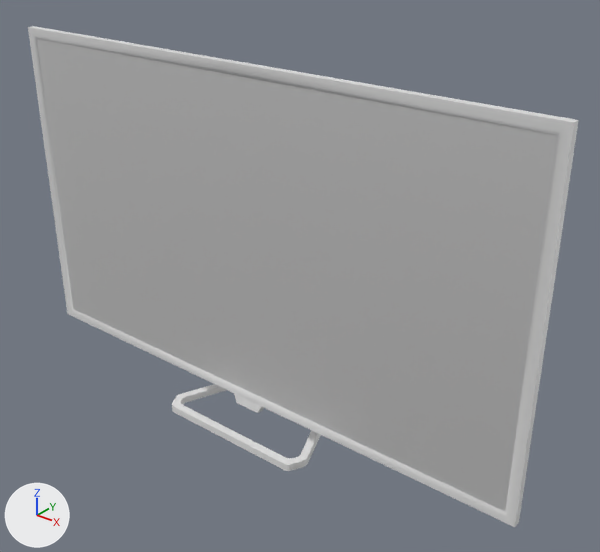
The COLLADA model models/meshes/tv.dae, before and after one commit.
Both versions are drawn from a camera (50 mm lens) standing at (0.547, -0.62, 0.58) and looking at (0.042, 0.011, 0.189). Lighting does not change. The marker at lower left points along +X, +Y and +Z. Where no turn or scale is listed for an object, it has been applied to the vertices.

The first picture shows 'TV_Base', 'TV_Screen'.
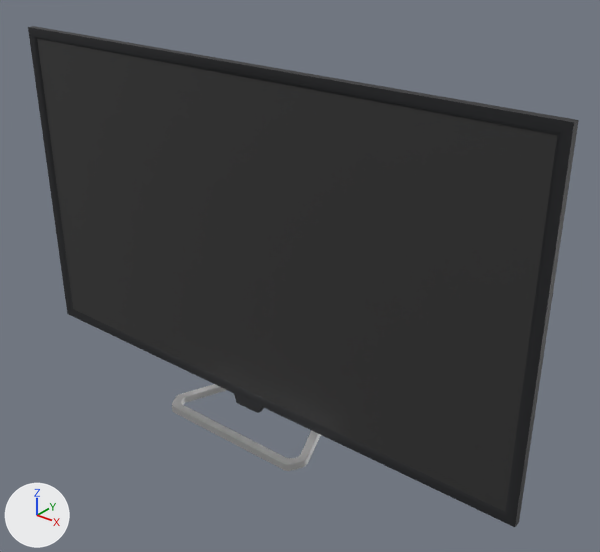
Edits to the scene script, one JSON object a line:
```json
{"op": "set", "path": "mat_rim.base_color", "old": "(0.8, 0.8, 0.8)", "new": "(0.0129, 0.0138, 0.016)", "note": "white #e7e7e7 -> black #1e1f22"}
{"op": "set", "path": "mat_screen.metallic", "old": "0.626", "new": "0.0"}
{"op": "set", "path": "mat_screen.base_color", "old": "(0.8, 0.8, 0.8)", "new": "(0.0311, 0.0311, 0.0311)", "note": "white #e7e7e7 -> black #313131"}
{"op": "add", "block": "mat_material", "code": ["mat_material = principled_material('Material')", "mat_material.base_color = (0.8, 0.8, 0.8)  # white #e7e7e7", "mat_material.metallic = 1.0"]}
{"block": "me_tv_base_001", "where": "me_tv_base_001.from_pydata(...)  # 104 vertices, 208 faces; spans x -0.099..0.099, y -0.07..0.048, z 0.0..0.1"}
{"op": "add", "block": "me_tv_base_001", "code": "me_tv_base_001.materials.append(mat_material)  # white #e7e7e7"}
```

Pixel boxes [x1, y1, x2, y2] of what changed, in the pictures (600 x 552 px):
```json
{"object": "TV_Screen", "change": "recoloured, surface changed", "before": [28, 26, 579, 527], "after": [28, 26, 579, 527], "on screen": "white to black"}
{"object": "TV_Base", "change": "recoloured", "before": [172, 384, 321, 471], "after": [172, 384, 321, 471]}
```
